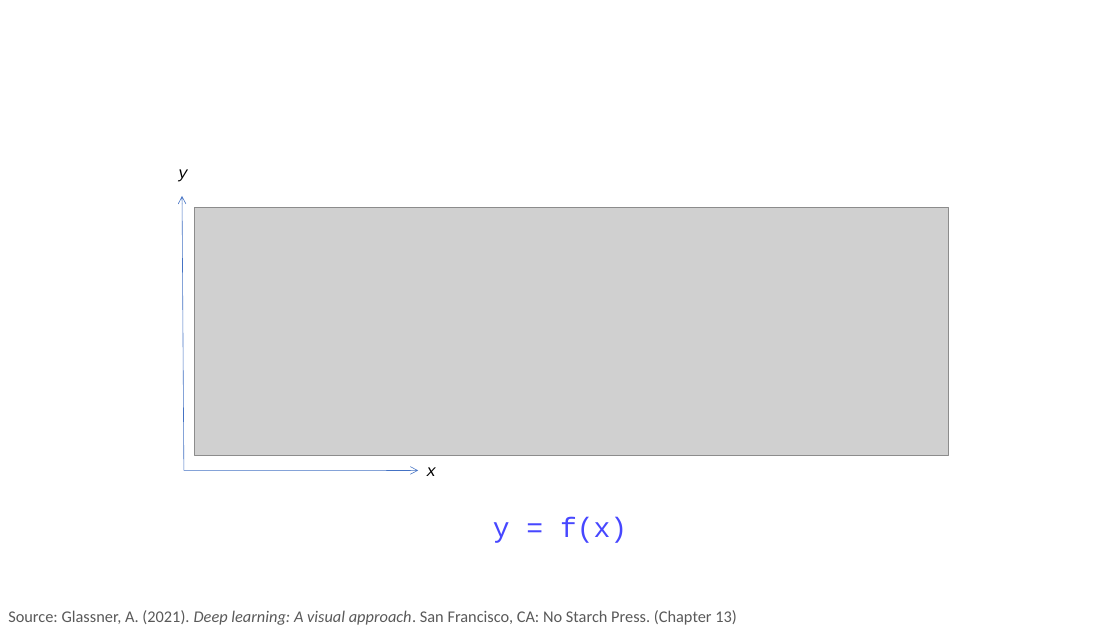
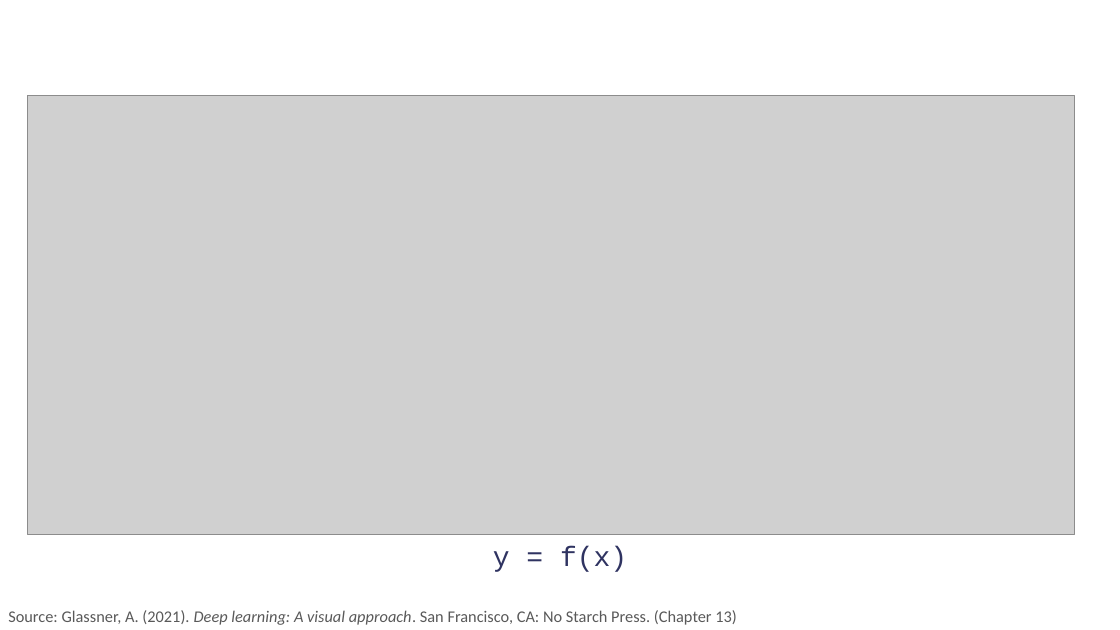
Before and after one commit to PracticumAI/deep_learning, a slide deck: slide 4 of presentations/02.2_activation_functions.pptx (slide 3 before the commit). Drawn at 1120x630 pixels with LibreOffice and Linux fonts; fonts in the diff are those of the drawing; grey boxes stand for pictures. Boxes give left, top, right and bottom in pixels: in the first picture for what was removed or moved away, otherwise in the second. Text is boxed around its words. In the diff, an @@ line names an element or a change of style, - is before the commit and + after.

```diff
--- a/presentations/02.2_activation_functions.pptx
+++ b/presentations/02.2_activation_functions.pptx
@@ picture added at box(28, 95, 1075, 534) @@
@@ text removed at box(178, 169, 188, 182) @@
-y
@@ arrow removed from (184, 471) to (182, 196) @@
@@ picture removed at box(194, 208, 949, 455) @@
@@ arrow removed from (184, 471) to (418, 471) @@
@@ text removed at box(426, 467, 436, 476) @@
-x
@@ text "y = f(x)": place and size @@
-text "y = f(x)" at box(493, 518, 627, 543)
+text "y = f(x)" at box(493, 546, 627, 572)
@@ text "y = f(x)" at box(493, 546, 627, 572): text colour #4747FF to #2F3361 @@
```
Also in this commit, not shown: 3 other slides changed, 2 slides added, 1 slide removed, 11 other files.
